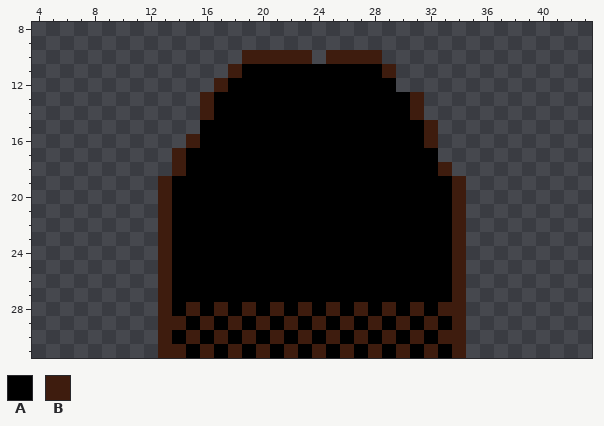
One commit to this pixel-art file: art/structures/cave_mouth.aseprite. Above is the file before it was changed.
48x32 pixels, 1 frame. Shown: x 4..43, y 8..31.
Palette (. is transparent): A #000000  B #3e1c0e
Pixels before, first column x 13:
10 ......BBBBB.BBBB......
11 .....BAAAAAAAAAAB.....
12 ....BAAAAAAAAAAAA.....
13 ...BAAAAAAAAAAAAAAB...
14 ...BAAAAAAAAAAAAAAB...
15 ...AAAAAAAAAAAAAAAAB..
16 ..BAAAAAAAAAAAAAAAAB..
17 .BAAAAAAAAAAAAAAAAAA..
18 .BAAAAAAAAAAAAAAAAAAB.
19 BAAAAAAAAAAAAAAAAAAAAB
20 BAAAAAAAAAAAAAAAAAAAAB
21 BAAAAAAAAAAAAAAAAAAAAB
22 BAAAAAAAAAAAAAAAAAAAAB
23 BAAAAAAAAAAAAAAAAAAAAB
24 BAAAAAAAAAAAAAAAAAAAAB
25 BAAAAAAAAAAAAAAAAAAAAB
26 BAAAAAAAAAAAAAAAAAAAAB
27 BAAAAAAAAAAAAAAAAAAAAB
28 BABABABABABABABABABABB
29 BBABABABABABABABABABAB
30 BABABABABABABABABABABB
31 BBABABABABABABABABABAB
The result:
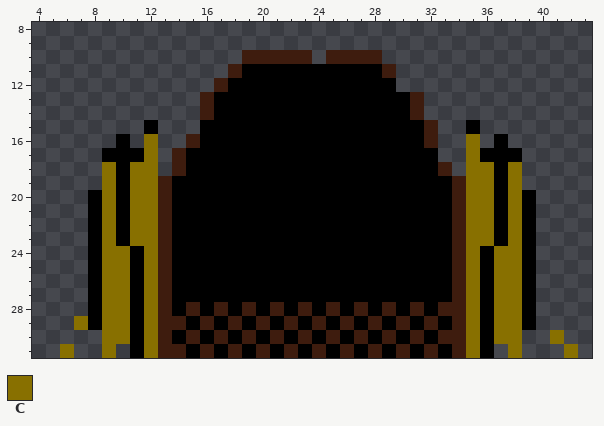
Colours new in this view: C #887000
Diff:
y 15: x 12 . -> A; x 35 . -> A
y 16: x 10 . -> A; x 12 . -> C; x 35 . -> C; x 37 . -> A
y 17: x 9..12 .... -> AAAC; x 35..38 .... -> CAAA
y 18..19: x 9..12 .... -> CACC; x 35..38 .... -> CCAC
y 20..23: x 8..12 ..... -> ACACC; x 35..39 ..... -> CCACA
y 24..28: x 8..12 ..... -> ACCAC; x 35..39 ..... -> CACCA
y 29: x 7..12 ...... -> CACCAC; x 35..39 ..... -> CACCA
y 30: x 9..12 .... -> CCAC; x 35..38 .... -> CACC; x 41 . -> C
y 31: x 6 . -> C; x 9 . -> C; x 11..12 .. -> AC; x 35..36 .. -> CA; x 38 . -> C; x 42 . -> C
Changed places in both pictures, as pixel boxes (x1, y1, x2, y2):
added: (60, 120, 158, 358)
added: (466, 120, 578, 358)
